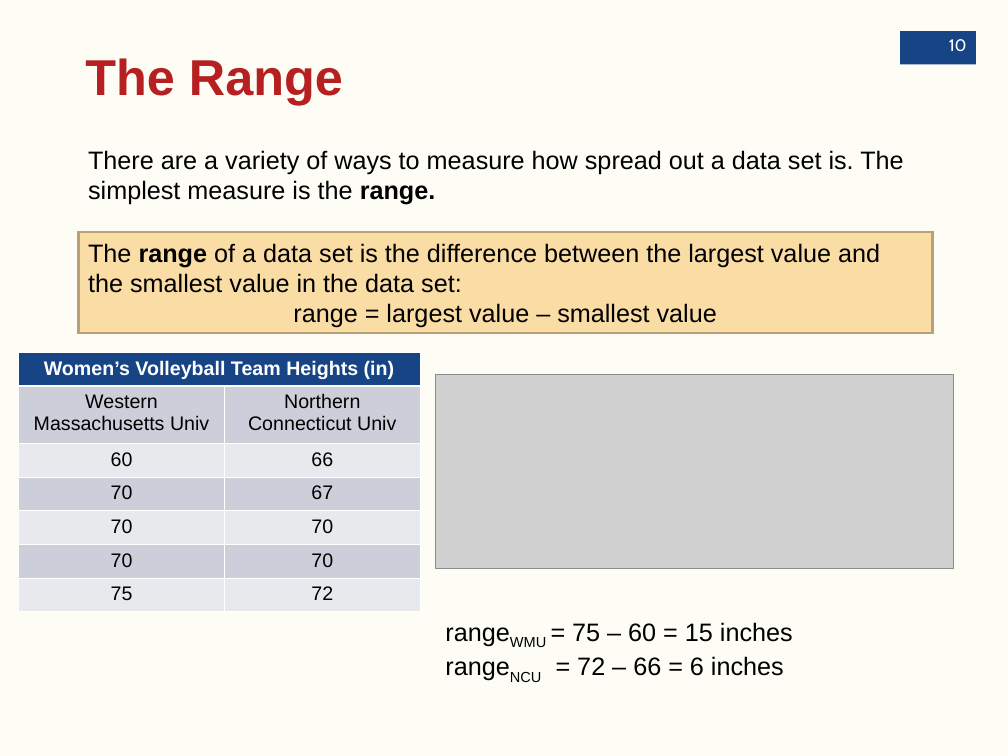
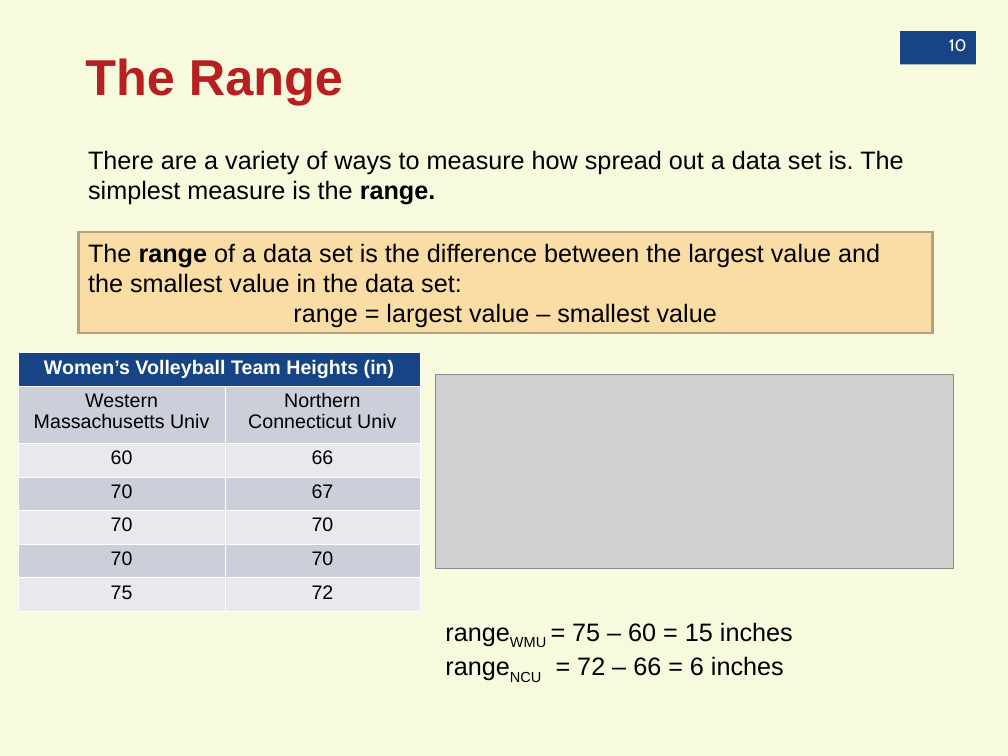
Before and after one commit to hmartineziii/MATH146, a slide deck: slide 10 of week3n4/Book Slides - Chapter 3.ppt. Drawn at 1008x756 pixels with LibreOffice and Linux fonts; fonts in the diff are those of the drawing; grey boxes stand for pictures. Boxes give left, top, right and bottom in pixels: in the first picture for what was removed or moved away, otherwise in the second. Text is boxed around its words. In the diff, an @@ line names an element or a change of style, - is before the commit and + after.

```diff
--- a/week3n4/Book Slides - Chapter 3.ppt
+++ b/week3n4/Book Slides - Chapter 3.ppt
@@ background #F8FADE at 25% opacity to #F8FADE @@
@@ table at [18, 353, 420, 612] @@
@@ line spacing 1 to 0.94 @@
@@ borders changed @@
```
Also in this commit, not shown: 33 other slides changed, 7 other files.
